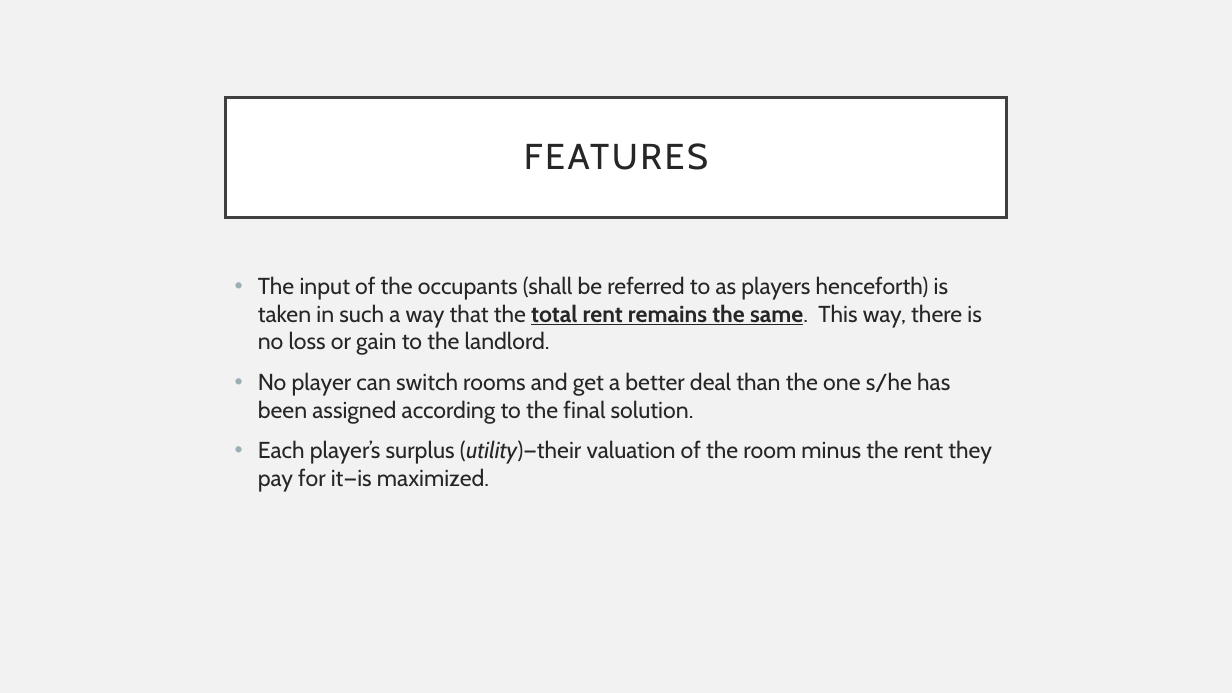
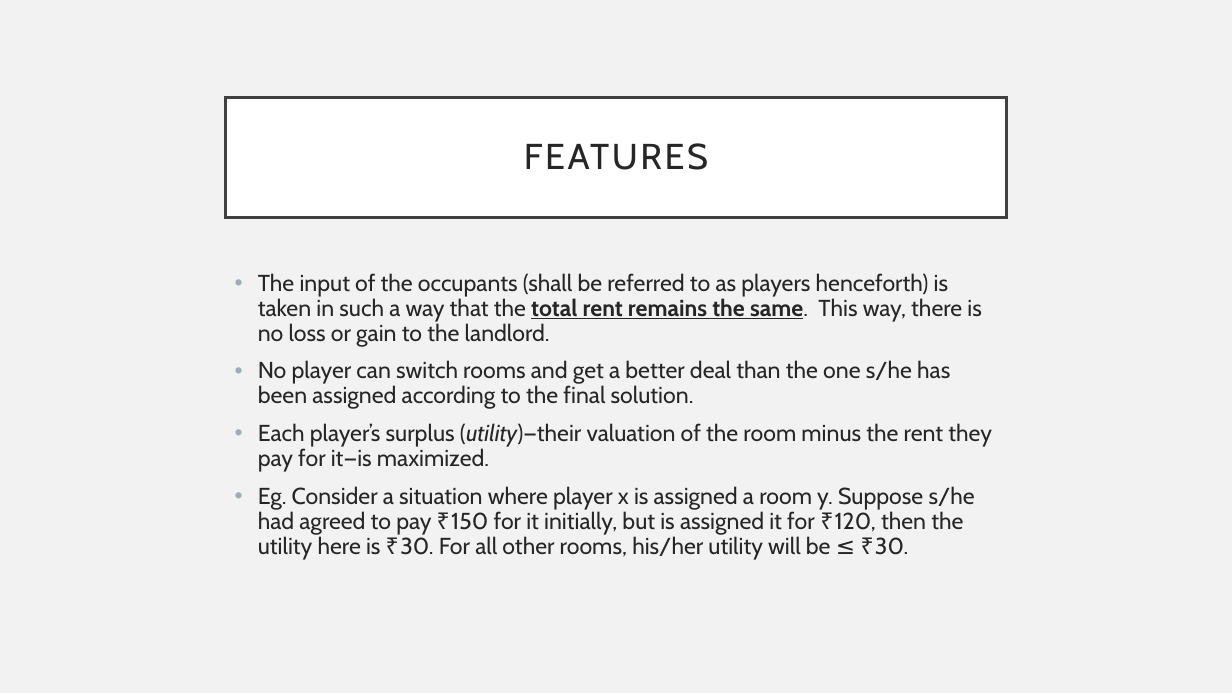
Before and after one commit to tanvinerkar/fair-rent-division, a slide deck: slide 3 of final-ppt.pptx. Drawn at 1232x693 pixels with LibreOffice and Linux fonts; fonts in the diff are those of the drawing. Boxes give left, top, right and bottom in pixels: in the first picture for what was removed or moved away, otherwise in the second. Text is boxed around its words. In the diff, an @@ line names an element or a change of style, - is before the commit and + after.

```diff
--- a/final-ppt.pptx
+++ b/final-ppt.pptx
@@ text at (258, 273, 992, 472): line spacing 1 to 0.9 @@
@@ text at (258, 486, 975, 560): paragraph added @@
+• Eg. Consider a situation where player x is assigned a room y. Suppose s/he had agreed to pay ₹150 for it initially, but is assigned it for ₹120, then the utility here is ₹30. For all other rooms, his/her utility will be ≤ ₹30.
```
Also in this commit, not shown: 4 slides added, 5 other files.
